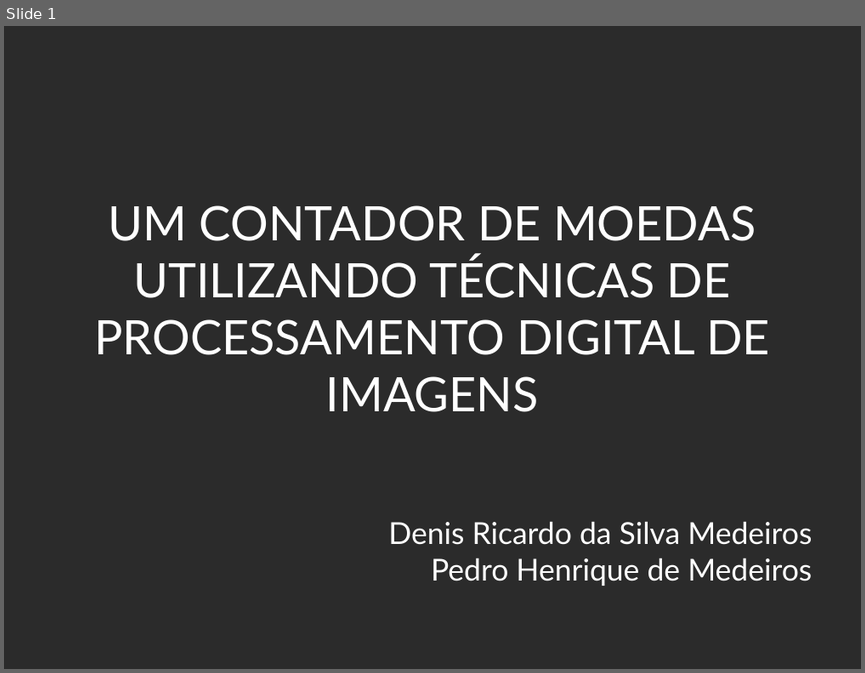
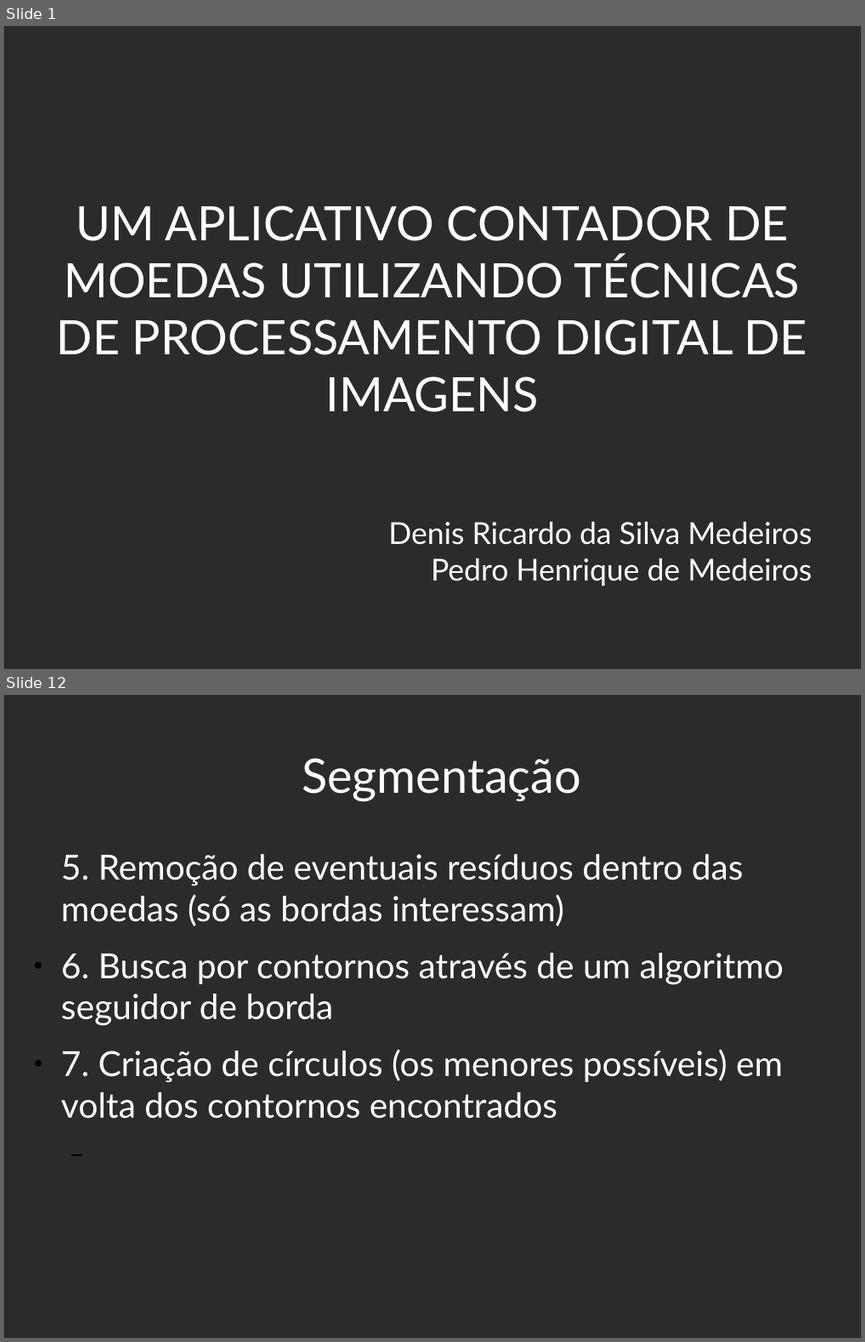
Before and after one commit to PedroHenriqueMedeiros/PedroHenriqueMedeiros.github.io, a slide deck: DCA0445/src/projetofinal/apresentacao.odp. Shown one above the other, each under a label of ours: slide 1 before the commit, slides 1 and 12 after it; the slides between them are not shown. The pictures are 865x673 and 865x1342 pixels, drawn with LibreOffice and Linux fonts; fonts in the diff are those of the drawing; background and template pictures are left out; a plain dark background stands for a picture behind light text. Boxes give left, top, right and bottom in pixels: in the first picture for what was removed or moved away, otherwise in the second. Text is boxed around its words. In the diff, an @@ line names an element or a change of style, - is before the commit and + after.

```diff
--- a/DCA0445/src/projetofinal/apresentacao.odp
+++ b/DCA0445/src/projetofinal/apresentacao.odp
@@ slide 12 added at [4,695,861,1338], background picture (left out) @@
@@ title added at [302,758,581,801], 44 pt, text #FFFFFF @@
+Segmentação
@@ text added at [61,854,783,1118], 32 pt, text #FFFFFF @@
+5. Remoção de eventuais resíduos dentro das moedas (só as bordas interessam)
+● 6. Busca por contornos através de um algoritmo seguidor de borda
+● 7. Criação de círculos (os menores possíveis) em volta dos contornos encontrados
@@ slide 1 changed as well @@
@@ title at [57,205,808,412]: text changed @@
-UM CONTADOR DE MOEDAS UTILIZANDO TÉCNICAS DE PROCESSAMENTO DIGITAL DE IMAGENS
+UM APLICATIVO CONTADOR DE MOEDAS UTILIZANDO TÉCNICAS DE PROCESSAMENTO DIGITAL DE IMAGENS
```
Also in this commit, not shown: 1 other slide changed, 22 other slides added, 4 other files.
